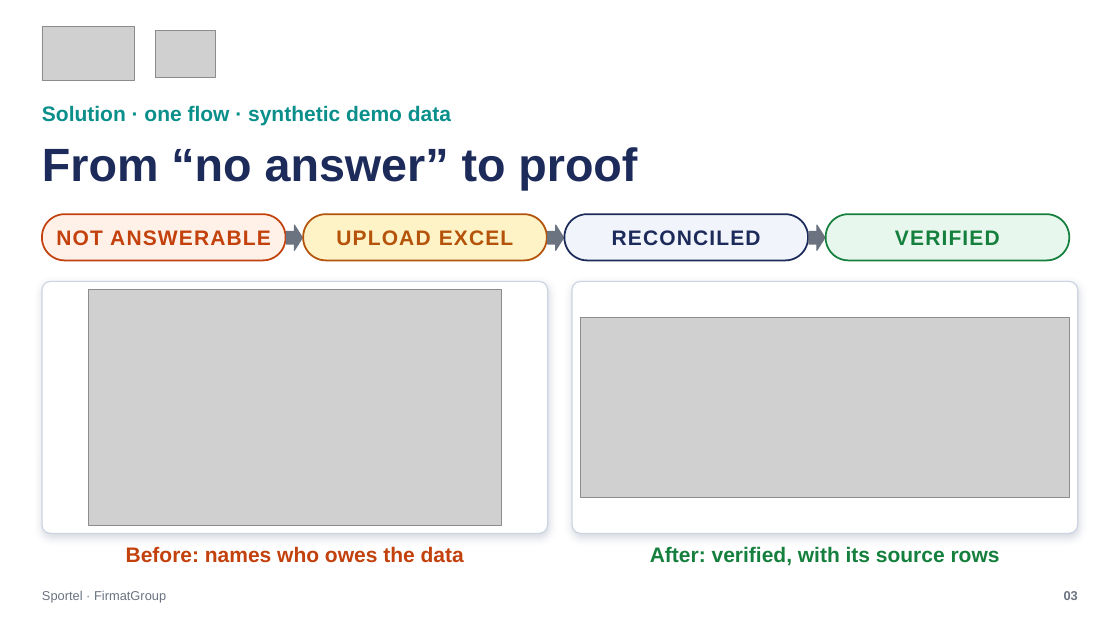
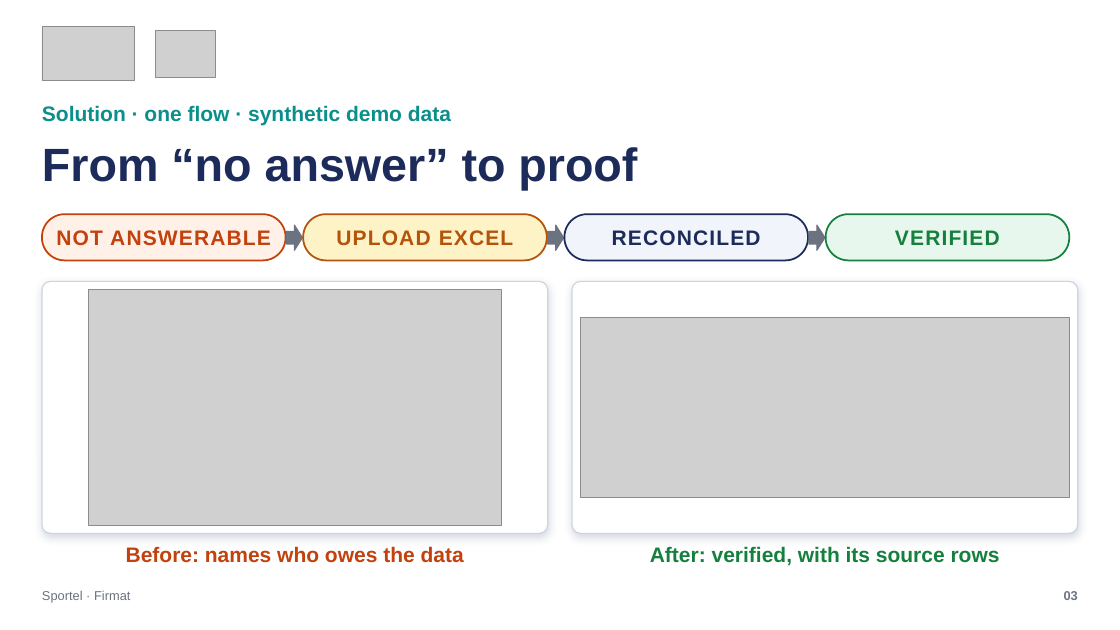
Before and after one commit to greisikertuka/sporteli, a slide deck: slide 3 of docs/pitch/final/Firmat_Final.pptx. Drawn at 1120x630 pixels with LibreOffice and Linux fonts; fonts in the diff are those of the drawing; grey boxes stand for pictures. Boxes give left, top, right and bottom in pixels: in the first picture for what was removed or moved away, otherwise in the second. Text is boxed around its words. In the diff, an @@ line names an element or a change of style, - is before the commit and + after.

```diff
--- a/docs/pitch/final/Firmat_Final.pptx
+++ b/docs/pitch/final/Firmat_Final.pptx
@@ text at bbox=[42, 591, 130, 603]: text changed @@
-Sportel · FirmatGroup
+Sportel · Firmat
```
Also in this commit, not shown: 7 other slides changed, 7 other files.
